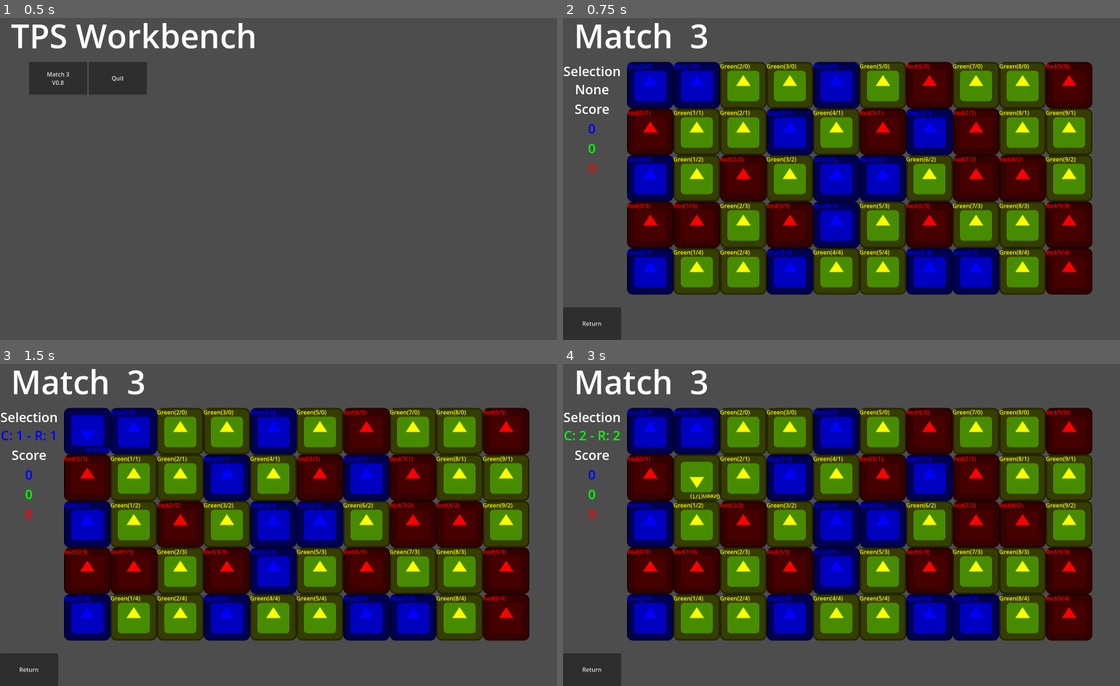
Above: before the commit, frames 1-4 (two rows, left to right).
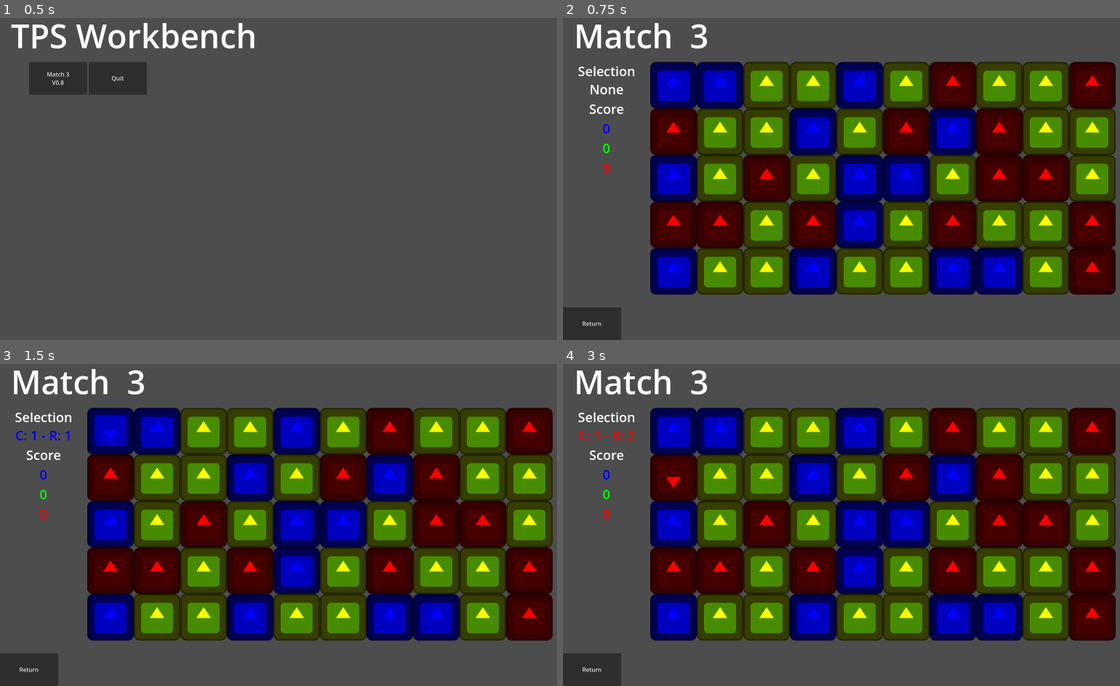
Above: after the commit, the same moments.

Repository: Thorpas/Godot-4-Cookbook
Game: Godot game, scene res://Start.tscn
Same seed, same stepped clock (60 frames per second), same inputs: the game is played once before the commit and once after it. The engine's default icon, where the game draws it, is replaced by a stand-in: a white triangle on a blue panel in a dark square.
Inputs (mouse positions are in pixels of both pictures, inside the frame that each line leads up to; where the layout moved, square brackets give the same spot in the first picture):
- Up to frame 1 (0.5 s): no input
- Up to frame 2 (0.75 s): click "Match 3 V0.8" at 0.5 s
- Up to frame 3 (1.5 s): click (111, 431) [89, 431] at 1.25 s
- Up to frame 4 (3 s): click (652, 476) at 2 s, where only the run before the commit has a clickable "Red(0/1)"; click (674, 476) at 2.77 s

Frame 1 is identical in both runs. In frame 2, 42% of the frame differs, in the area x 0-100%, y 13-87%; in frame 3, 42%; in frame 4, 42%.

Commit message:
Update Match 3 V0.8.2

Diff:
--- a/match3/Match3Game.tscn
+++ b/match3/Match3Game.tscn
@@ -16,10 +16,10 @@
 fit_content = true
 
 [node name="VBoxContainer" type="VBoxContainer" parent="."]
-custom_minimum_size = Vector2(160, 0)
+custom_minimum_size = Vector2(240, 0)
 offset_top = 135.0
-offset_right = 160.0
-offset_bottom = 175.0
+offset_right = 200.0
+offset_bottom = 451.0
 
 [node name="Selection" type="RichTextLabel" parent="VBoxContainer"]
 layout_mode = 2
@@ -61,7 +61,7 @@
 text = "Return"
 
 [node name="Match3Grid" parent="." instance=ExtResource("2_yegow")]
-position = Vector2(176, 135)
+position = Vector2(240, 135)
 
 [connection signal="button_up" from="Return" to="." method="_on_return_button_up"]
 [connection signal="piece_selected" from="Match3Grid" to="." method="_on_piece_selected"]
--- a/match3/grid/Match3Grid.gd
+++ b/match3/grid/Match3Grid.gd
@@ -43,54 +43,41 @@
 		var _coordinates:Vector2i = _local_to_grid(_piece.get_position())
 		var _column:int = _coordinates.x
 		var _row:int = _coordinates.y
-		print("Color: " + _piece.get_color() + "@" + str(_coordinates))
 		# Horizontal
 		if _check_coordinates_valid(_column-1, _row) and _piece.check_match(get_piece(_column-1, _row)):# -?P--
 			if _check_coordinates_valid(_column-2, _row) and _piece.check_match(get_piece(_column-2, _row)):# ?OP--
 				if _check_coordinates_valid(_column+1, _row) and _piece.check_match(get_piece(_column+1, _row)):# OOP?-
-					if _check_coordinates_valid(_column+1, _row) and _piece.check_match(get_piece(_column+1, _row)):# OOPO?
-						print(_piece.get_color() + " H 2P2")
+					if _check_coordinates_valid(_column+2, _row) and _piece.check_match(get_piece(_column+2, _row)):# OOPO?
 						_add_match_to_queue(_coordinates, MATCH_H_2P2)
 					else:# OOPOX
-						print(_piece.get_color() + " H 2P1")
 						_add_match_to_queue(_coordinates, MATCH_H_2P1)
 				else:# OOPX-
-					print(_piece.get_color() + " H 2P0")
 					_add_match_to_queue(_coordinates, MATCH_H_2P0)
 			elif _check_coordinates_valid(_column+1, _row) and _piece.check_match(get_piece(_column+1, _row)):# XOP?-
 				if _check_coordinates_valid(_column+2, _row) and _piece.check_match(get_piece(_column+2, _row)):# XOPO?
-					print(_piece.get_color() + " H 1P2")
 					_add_match_to_queue(_coordinates, MATCH_H_1P2)
 				else:# XOPOX
-					print(_piece.get_color() + " H 1P1")
 					_add_match_to_queue(_coordinates, MATCH_H_1P1)
 		elif _check_coordinates_valid(_column+1, _row) and _piece.check_match(get_piece(_column+1, _row)):# -XP?-
 			if _check_coordinates_valid(_column+2, _row) and _piece.check_match(get_piece(_column+2, _row)):# -XPO?
-				print(_piece.get_color() + " H 0P2")
 				_add_match_to_queue(_coordinates, MATCH_H_0P2)
 		# Vertical
 		if _check_coordinates_valid(_column, _row-1) and _piece.check_match(get_piece(_column, _row-1)):# -?P--
 			if _check_coordinates_valid(_column, _row-2) and _piece.check_match(get_piece(_column, _row-2)):# ?OP--
 				if _check_coordinates_valid(_column, _row+1) and _piece.check_match(get_piece(_column, _row+1)):# OOP?-
-					if _check_coordinates_valid(_column, _row+1) and _piece.check_match(get_piece(_column, _row+1)):# OOPO?
-						print(_piece.get_color() + " V 2P2")
+					if _check_coordinates_valid(_column, _row+2) and _piece.check_match(get_piece(_column, _row+2)):# OOPO?
 						_add_match_to_queue(_coordinates, MATCH_V_2P2)
 					else:# OOPOX
-						print(_piece.get_color() + " V 2P2")
 						_add_match_to_queue(_coordinates, MATCH_V_2P1)
 				else:# OOPX-
-					print(_piece.get_color() + " V 2P0")
 					_add_match_to_queue(_coordinates, MATCH_V_2P0)
 			elif _check_coordinates_valid(_column, _row+1) and _piece.check_match(get_piece(_column, _row+1)):# XOP?-
 				if _check_coordinates_valid(_column, _row+2) and _piece.check_match(get_piece(_column, _row+2)):# XOPO?
-					print(_piece.get_color() + " V 1P2")
 					_add_match_to_queue(_coordinates, MATCH_V_1P2)
 				else:# XOPOX
-					print(_piece.get_color() + " V 1P1")
 					_add_match_to_queue(_coordinates, MATCH_V_1P1)
 		elif _check_coordinates_valid(_column, _row+1) and _piece.check_match(get_piece(_column, _row+1)):# -XP?-
 			if _check_coordinates_valid(_column, _row+2) and _piece.check_match(get_piece(_column, _row+2)):# -XPO?
-				print(_piece.get_color() + " V 0P2")
 				_add_match_to_queue(_coordinates, MATCH_V_0P2)
 func _check_match_on_creation(column:int, row:int, piece:Match3Piece)->bool:
 	if row > 1 and get_piece(column, row-1).check_match(piece) and get_piece(column, row-2).check_match(piece):
@@ -109,7 +96,6 @@
 	var _match:Array = []
 	for _coordinates in coordinates:
 		_match.append(origin + _coordinates)
-	print(_match)
 	_matchQueue.append(_match)
 func _resolve_matches():
 	var _piecesMatched:Array = []
@@ -147,7 +133,6 @@
 			while _check_match_on_creation(_c, _r, _p):
 				_p = _create_piece(_pieceColors.pick_random())
 			_pieces[_c].append(_p)
-			_p.set_coordinates(_c, _r)
 			_p.connect_piece_selected(self)
 			$Pieces.add_child(_p)
 			_p.set_position(_grid_to_local(_c, _r))
@@ -158,7 +143,6 @@
 func check_piece_selected()->bool:
 	return _pieceSelected != null
 func get_piece(column:int, row:int):
-	print("(" + str(column) + ", " + str(row) + ")")
 	return _pieces[column][row]
 func _select_piece(piece:Match3Piece):
 	if _pieceSelected != null:
@@ -195,9 +179,7 @@
 #	_tween.tween_property(B, "position", _grid_to_local(_aCoordinates.x, _aCoordinates.y), 1)
 #	await _tween
 	_pieces[_aCoordinates.x][_aCoordinates.y] = B
-	B.set_coordinates(_aCoordinates.x,_aCoordinates.y)
 	_pieces[_bCoordinates.x][_bCoordinates.y] = A
-	A.set_coordinates(_bCoordinates.x,_bCoordinates.y)
 	A.set_position(_grid_to_local(_bCoordinates.x, _bCoordinates.y))
 	B.set_position(_grid_to_local(_aCoordinates.x, _aCoordinates.y))
 ### Position
--- a/match3/piece/Match3Piece.gd
+++ b/match3/piece/Match3Piece.gd
@@ -30,32 +30,23 @@
 			set_modulate(Color.YELLOW)
 		&"Red":
 			set_modulate(Color.RED)
-	_update_label()
 func on_match():
-	pass
+	_color = &"Gray"
+	set_modulate(Color.DIM_GRAY)
 ### Color
 func get_color()->StringName:
 	return _color
 func check_match(other:Match3Piece)->bool:
 	if _color == other.get_color():
-		print(_color + " == " + other.get_color())
 		return true
 	return false
-### Coordinates
-func set_coordinates(column:int, row:int):
-	_column = column
-	_row = row
-	_update_label()
+### Selection
 func set_selected(selected:bool):
 	if selected:
 		set_rotation_degrees(180)
 	else:
 		set_rotation_degrees(0)
 
-## Label
-func _update_label():
-	$Label.set_text(_color + "(" + str(_column) + "/" + str(_row) + ")")
-
 ## Button
 func _on_button_down():
 	emit_signal(&"piece_selected", self)
--- a/match3/piece/Match3Piece.tscn
+++ b/match3/piece/Match3Piece.tscn
@@ -9,9 +9,4 @@
 texture_normal = ExtResource("1_isi3o")
 script = ExtResource("1_ep50m")
 
-[node name="Label" type="Label" parent="."]
-layout_mode = 0
-offset_right = 40.0
-offset_bottom = 23.0
-
 [connection signal="button_down" from="." to="." method="_on_button_down"]
